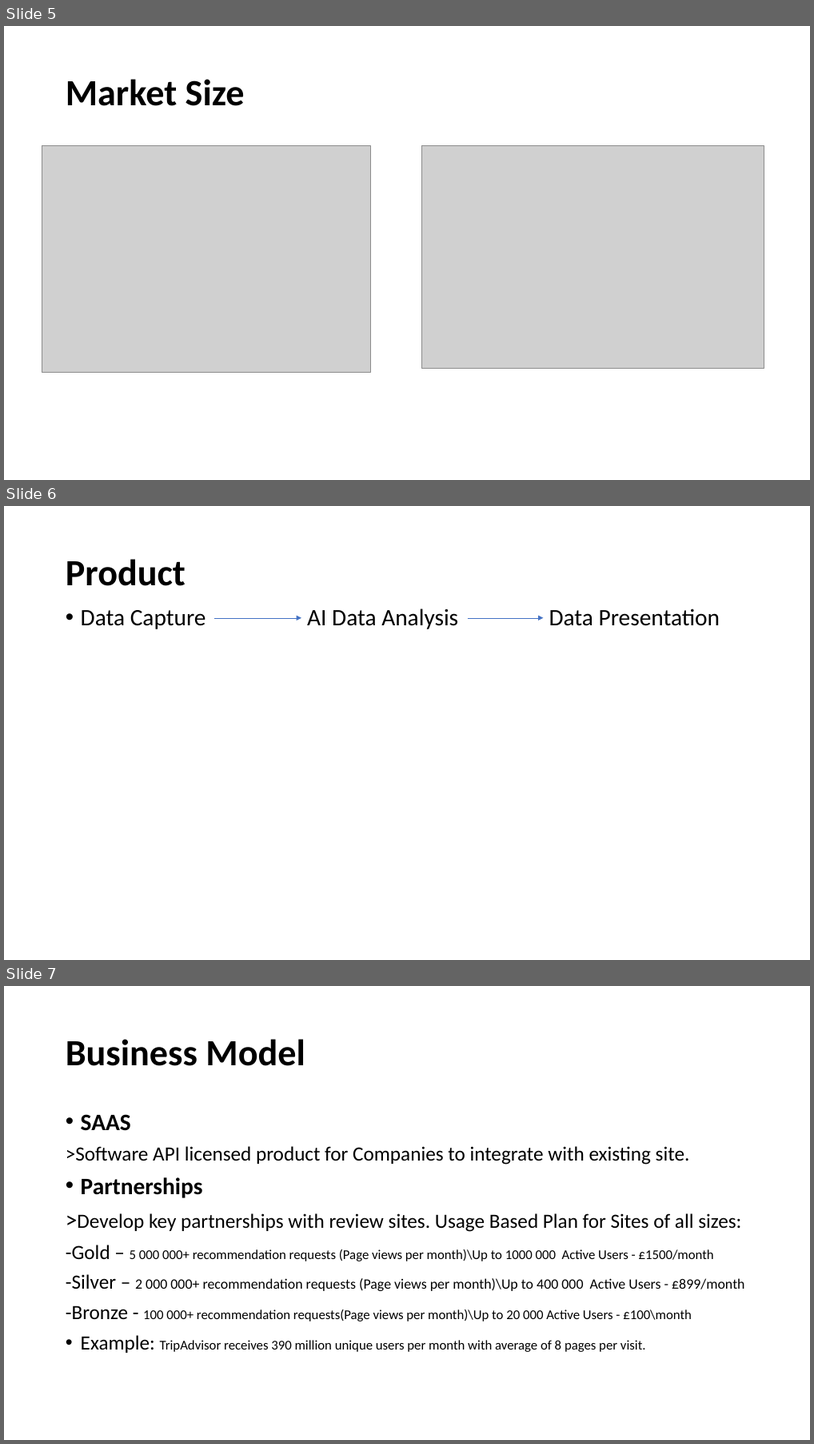
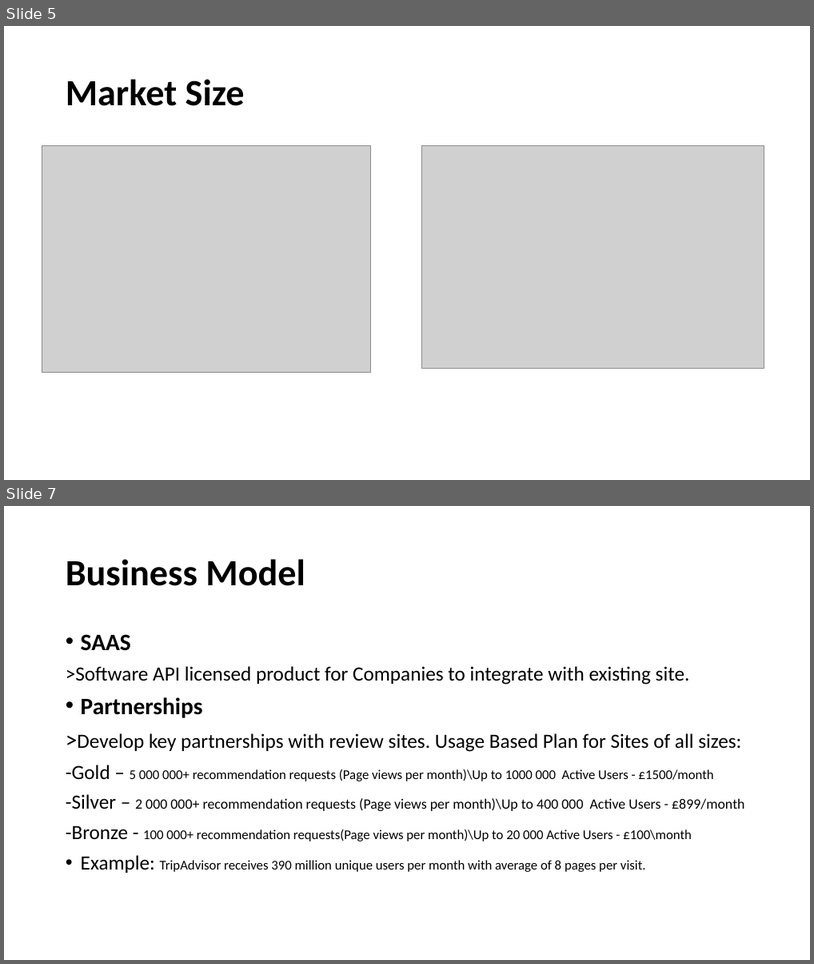
Before and after one commit to fm778/Hello-World, a slide deck: Investor Deck 110718 - Recommendations.pptx. Shown one above the other, each under a label of ours: slides 5, 6 and 7 before the commit, slides 5 and 7 after it; the slides between them are not shown. The pictures are 814x1444 and 814x964 pixels, drawn with LibreOffice and Linux fonts; fonts in the diff are those of the drawing; grey boxes stand for pictures. Boxes give left, top, right and bottom in pixels: in the first picture for what was removed or moved away, otherwise in the second. Text is boxed around its words. In the diff, an @@ line names an element or a change of style, - is before the commit and + after.

```diff
--- a/Investor Deck 110718 - Recommendations.pptx
+++ b/Investor Deck 110718 - Recommendations.pptx
@@ slide 6 removed at (4,506,810,960), background #FFFFFF @@
@@ title removed at (66,559,186,586) @@
-Product
@@ text removed at (81,608,720,629) @@
-• Data Capture AI Data Analysis Data Presentation
@@ arrow removed from (214, 618) to (302, 618) @@
@@ arrow removed from (468, 618) to (544, 618) @@
```
Also in this commit, not shown: 4 slides changed, 1 slide added, 1 other file.
